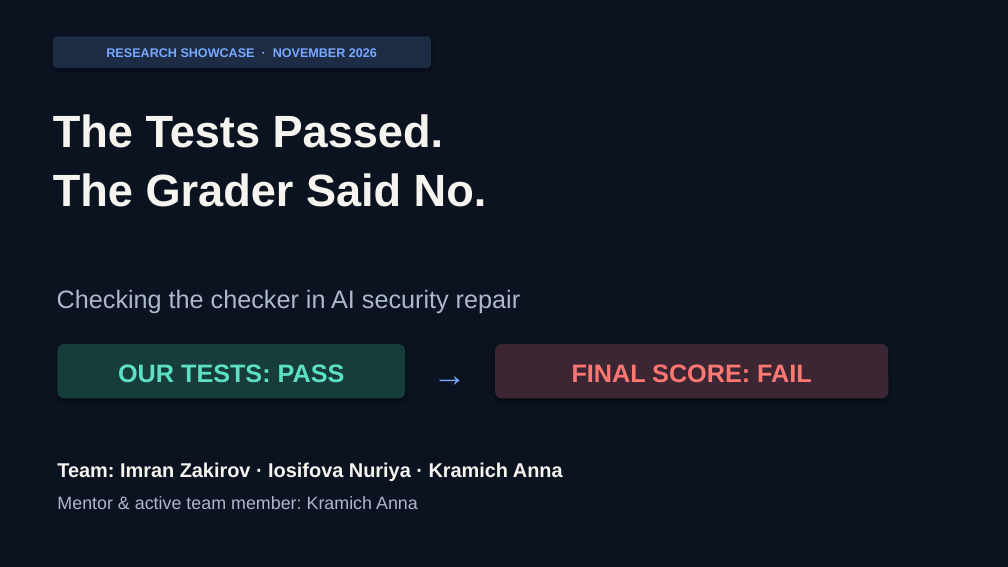
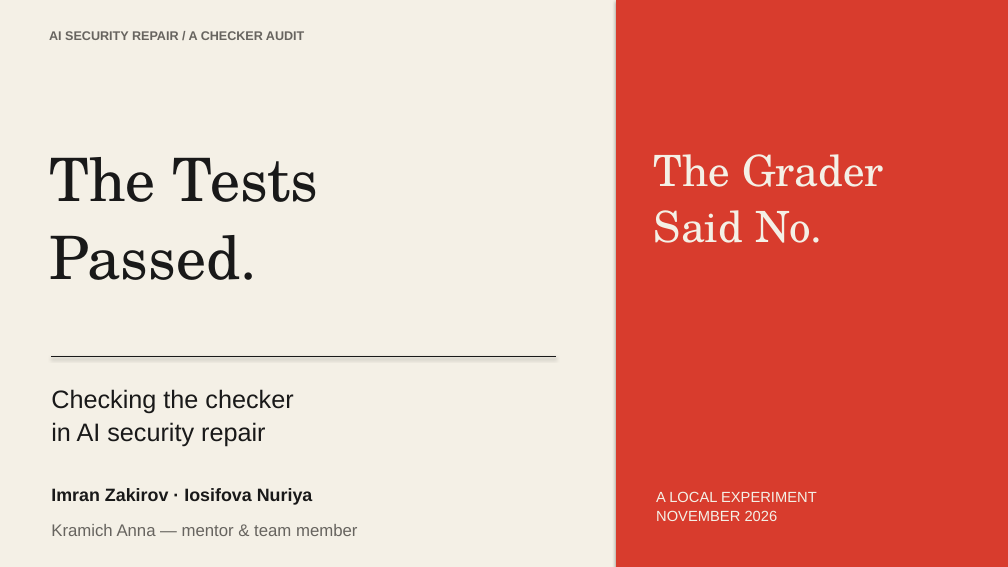
Before and after one commit to Imranqsl212/AiResearch, a slide deck: slide 1 of showcase/2026-11-08/Zakirov_Iosifova_AI_Checker_Audit_Slides.pptx. Drawn at 1008x567 pixels with LibreOffice and Linux fonts; fonts in the diff are those of the drawing. Boxes give left, top, right and bottom in pixels: in the first picture for what was removed or moved away, otherwise in the second. Text is boxed around its words. In the diff, an @@ line names an element or a change of style, - is before the commit and + after.

Commit message:
Redesign showcase with concise editorial visuals

```diff
--- a/showcase/2026-11-08/Zakirov_Iosifova_AI_Checker_Audit_Slides.pptx
+++ b/showcase/2026-11-08/Zakirov_Iosifova_AI_Checker_Audit_Slides.pptx
@@ rectangle at bbox=[0, 0, 1008, 567]: fill #0B1220 to #F4F0E6 @@
@@ rectangle added at bbox=[616, 0, 1008, 567], fill #D83C2D @@
@@ text added at bbox=[49, 31, 304, 40], 12 pt, text #67645F, bold @@
+AI SECURITY REPAIR / A CHECKER AUDIT
@@ rounded rectangle removed at bbox=[53, 36, 431, 68] @@
@@ text removed at bbox=[106, 48, 377, 57] @@
-RESEARCH SHOWCASE · NOVEMBER 2026
@@ text added at bbox=[49, 157, 318, 280], 57 pt, text #191919 @@
+The Tests
+Passed.
@@ text at bbox=[654, 154, 884, 243]: text changed; size 43 to 41 pt; font Arial to TeX Gyre Schola; text colour #F6F4EF to #F4F0E6; bold off @@
-The Tests Passed.
-The Grader Said No.
+The Grader
+Said No.
@@ line added from (51, 357) to (556, 357), #191919 1 pt @@
@@ rounded rectangle removed at bbox=[57, 344, 405, 399] @@
@@ text removed at bbox=[423, 344, 476, 399] @@
-→
@@ rounded rectangle removed at bbox=[495, 344, 889, 399] @@
@@ text at bbox=[51, 389, 293, 446]: text changed; text colour #ADB9CA to #191919 @@
-Checking the checker in AI security repair
+Checking the checker
+in AI security repair
@@ text "Checking the checker" at bbox=[51, 389, 293, 446]: vertical alignment middle to top @@
@@ text removed at bbox=[118, 364, 345, 382] @@
-OUR TESTS: PASS
@@ text removed at bbox=[572, 364, 812, 383] @@
-FINAL SCORE: FAIL
@@ text "Imran Zakirov · Iosifova Nuriya" at bbox=[51, 488, 313, 505]: vertical alignment middle to top @@
@@ text at bbox=[51, 488, 313, 505]: text changed; size 19 to 17 pt; text colour #F6F4EF to #191919 @@
-Team: Imran Zakirov · Iosifova Nuriya · Kramich Anna
+Imran Zakirov · Iosifova Nuriya
@@ text removed at bbox=[57, 496, 418, 509] @@
-Mentor & active team member: Kramich Anna
@@ text added at bbox=[656, 491, 817, 521], 14 pt, text #F4F0E6 @@
+A LOCAL EXPERIMENT
+NOVEMBER 2026
@@ text added at bbox=[51, 524, 357, 536], 16 pt, text #67645F @@
+Kramich Anna — mentor & team member
```
Also in this commit, not shown: 5 other slides changed, 14 other files.
